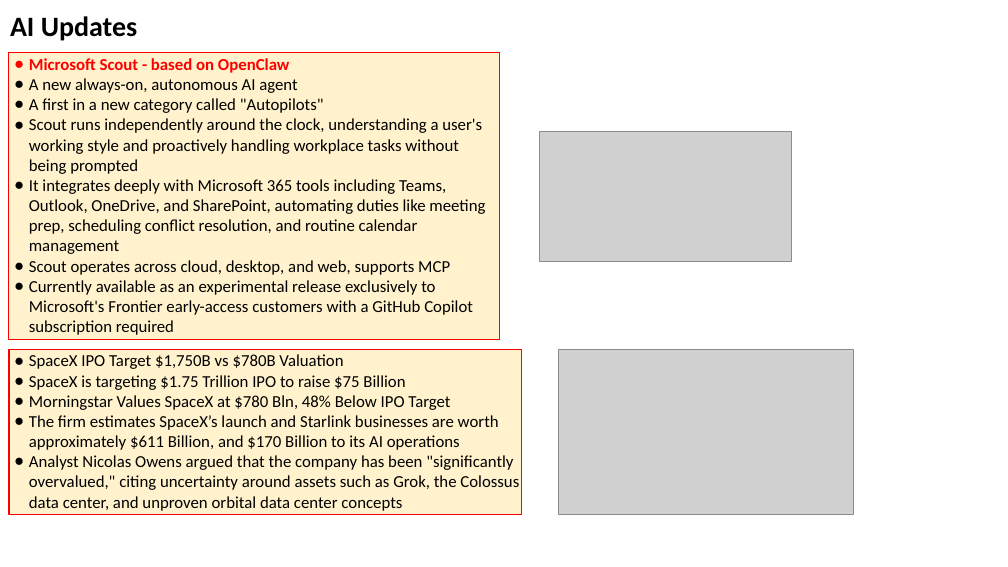
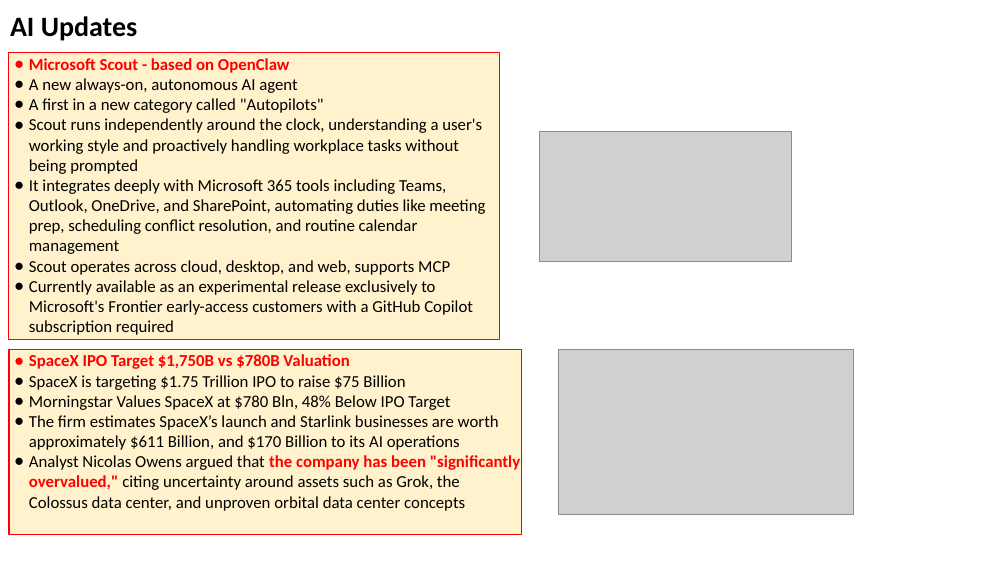
Before and after one commit to lselector/seminar, a slide deck: slide 14 of 2026/2026-06-05-AI-Updates.pptx (slide 12 before the commit). Drawn at 1008x567 pixels with LibreOffice and Linux fonts; fonts in the diff are those of the drawing; grey boxes stand for pictures. Boxes give left, top, right and bottom in pixels: in the first picture for what was removed or moved away, otherwise in the second. Text is boxed around its words. In the diff, an @@ line names an element or a change of style, - is before the commit and + after.

```diff
--- a/2026/2026-06-05-AI-Updates.pptx
+++ b/2026/2026-06-05-AI-Updates.pptx
@@ rectangle "SpaceX IPO Target $1,750B vs ...": place and size @@
-rectangle "SpaceX IPO Target $1,750B vs ..." at [9, 349, 522, 514]
+rectangle "SpaceX IPO Target $1,750B vs ..." at [9, 349, 522, 534]
@@ text in rectangle at [29, 354, 520, 511]: text colour #000000 to #FF0000, bold on in "SpaceX IPO Target $1,750B vs $780B Valuation", "the company has been "significantly overvalued,""; bullet colour #000000 to #FF0000 @@
```
Also in this commit, not shown: 12 other slides changed, 4 slides added.
